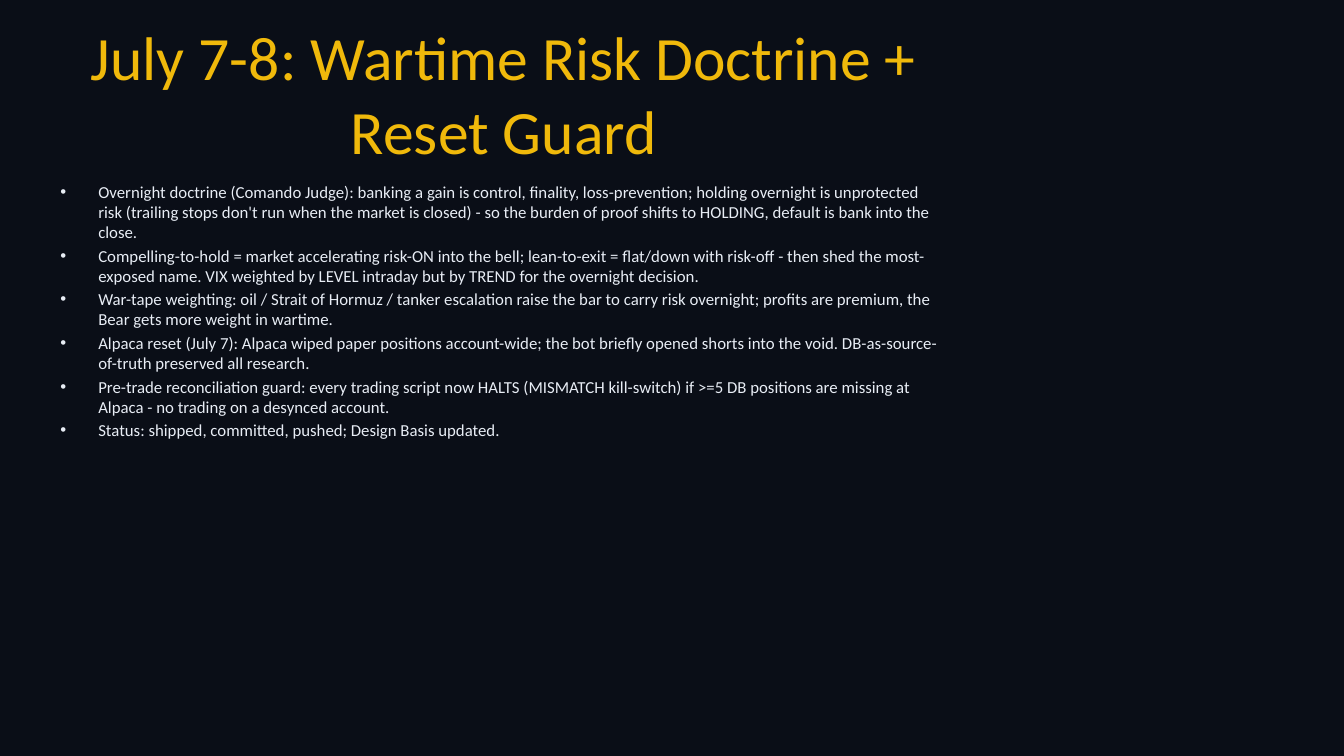
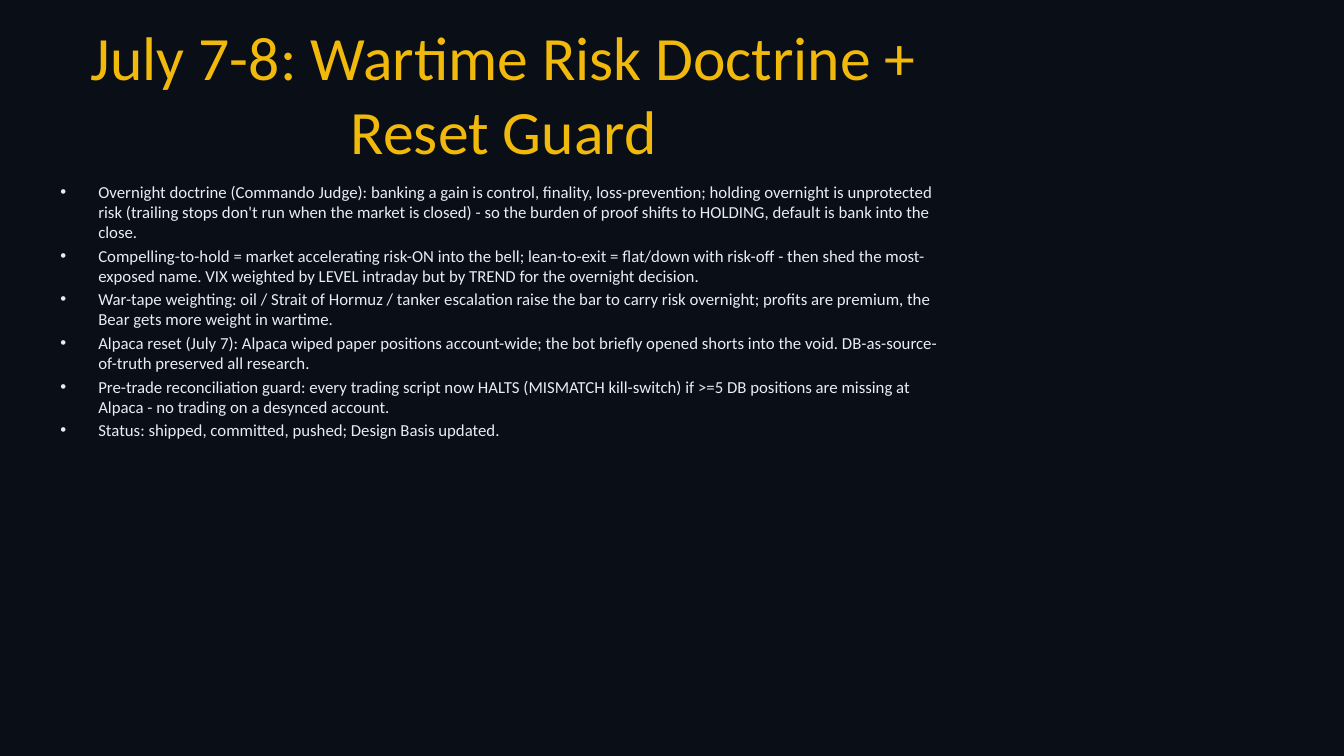
Before and after one commit to cbiggs1-tech/bigclaw-codebase, a slide deck: slide 14 of BigClaw_ShowAndTell.pptx. Drawn at 1344x756 pixels with LibreOffice and Linux fonts; fonts in the diff are those of the drawing. Boxes give left, top, right and bottom in pixels: in the first picture for what was removed or moved away, otherwise in the second. Text is boxed around its words. In the diff, an @@ line names an element or a change of style, - is before the commit and + after.

Commit message:
Ship four-sleeve live book, Commando radar/doctrine, and Alpaca guard harden.
Active sleeves: Innovation, Momentum, AI Defense, LLM-Commando. Event radar with
price_is_news half-exits; cold-trader REAL>THEATER / no-chase doctrine; active-only
pre/post Alpaca sync with self-heal. Docs: DESIGN_BASIS + ShowAndTell updated.
OpenRouter/Grok Judge remains experimental (not production).

```diff
--- a/BigClaw_ShowAndTell.pptx
+++ b/BigClaw_ShowAndTell.pptx
@@ text at [98, 186, 932, 238]: text changed @@
-• Overnight doctrine (Comando Judge): banking a gain is control, finality, loss-prevention; holding overnight is unprotected risk (trailing stops don't run when the market is closed) - so the burden of proof shifts to HOLDING, default is bank into the close.
+• Overnight doctrine (Commando Judge): banking a gain is control, finality, loss-prevention; holding overnight is unprotected risk (trailing stops don't run when the market is closed) - so the burden of proof shifts to HOLDING, default is bank into the close.
```
Also in this commit, not shown: 9 other slides changed, 4 slides added, 18 other files.
